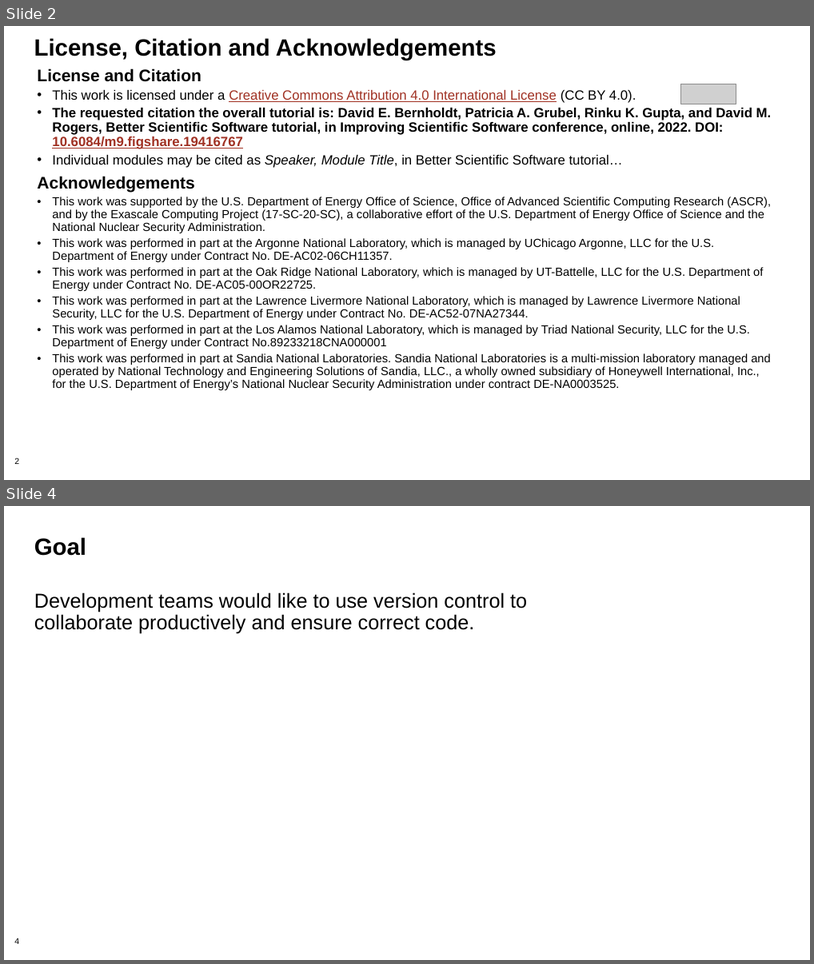
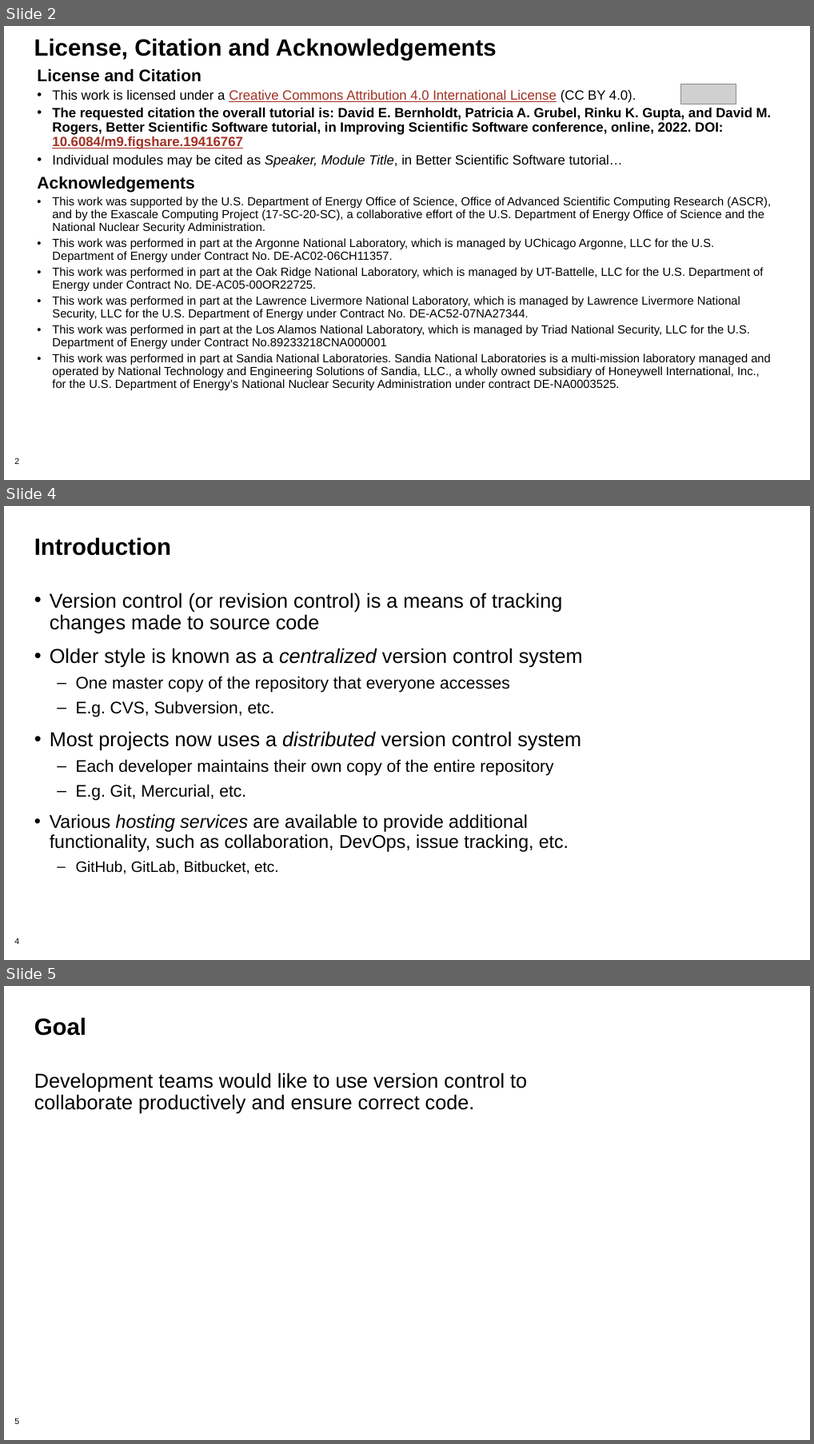
Before and after one commit to bssw-tutorial/presentations, a slide deck: git-workflows.pptx. Shown one above the other, each under a label of ours: slides 2 and 4 before the commit, slides 2, 4 and 5 after it; the slides between them are not shown. The pictures are 814x964 and 814x1444 pixels, drawn with LibreOffice and Linux fonts; fonts in the diff are those of the drawing; grey boxes stand for pictures; background and template pictures are left out. Boxes give left, top, right and bottom in pixels: in the first picture for what was removed or moved away, otherwise in the second. Text is boxed around its words. In the diff, an @@ line names an element or a change of style, - is before the commit and + after.

```diff
--- a/git-workflows.pptx
+++ b/git-workflows.pptx
@@ slide 4 added at box(4, 506, 810, 960), background #FFFFFF; not listed: 1 template element that a slide beside it also shows @@
@@ title added at box(34, 537, 171, 556), 28 pt, text #000000, bold @@
+Introduction
@@ text added at box(50, 592, 583, 874), 24 pt, text #000000 @@
+• Version control (or revision control) is a means of tracking changes made to source code
+• Older style is known as a centralized version control system
+  – One master copy of the repository that everyone accesses
+  – E.g. CVS, Subversion, etc.
+• Most projects now uses a distributed version control system
+  – Each developer maintains their own copy of the entire repository
+  – E.g. Git, Mercurial, etc.
+• Various hosting services are available to provide additional functionality, such as collaboration, DevOps, issue tracking, etc.
+  – GitHub, GitLab, Bitbucket, etc.
@@ what was slide 4 is now slide 5 @@
@@ page number at box(14, 1417, 19, 1424): text changed @@
-4
+5
```
Also in this commit, not shown: 9 slides changed, 1 other slide added, 1 other file.
